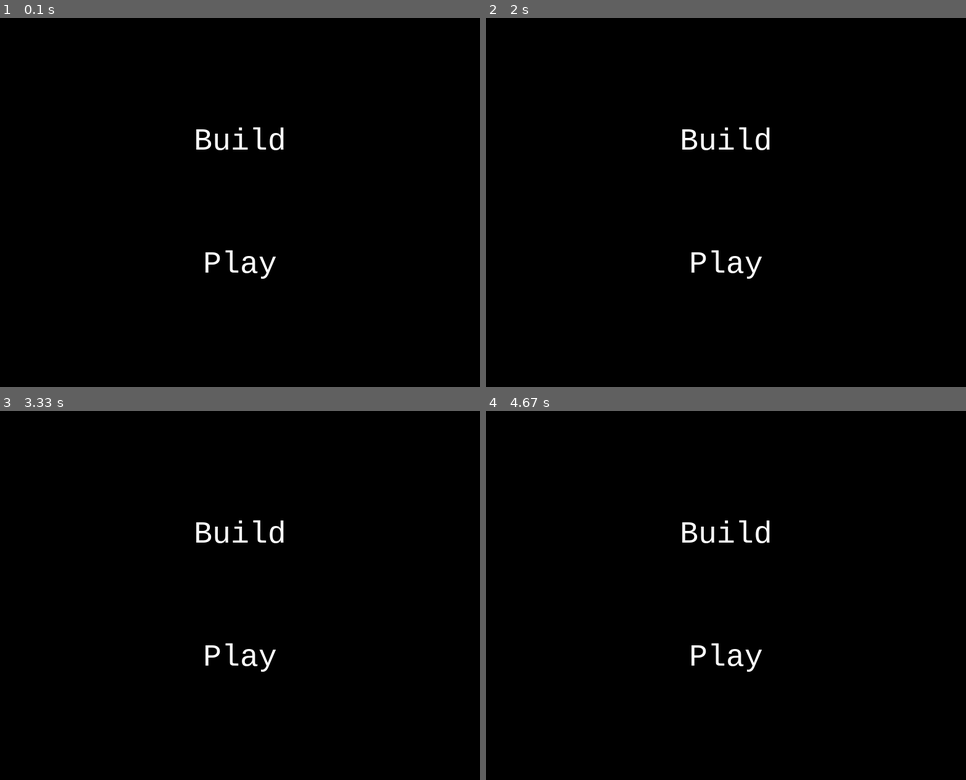
Above: before the commit, frames 1-4 (two rows, left to right).
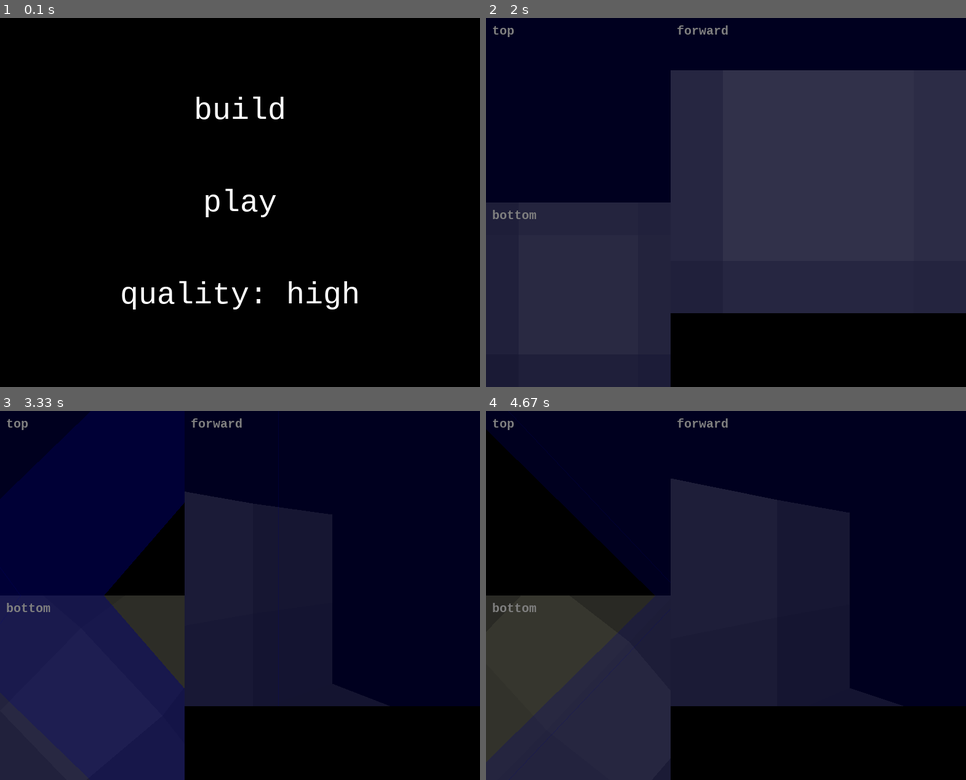
Above: after the commit, the same moments.

Repository: UCHMS19-20/final-project-notnotharsh
Game: pygame game, started from src/graphics.py
Same seed, same stepped clock (60 frames per second), same inputs: the game is played once before the commit and once after it.
Inputs (mouse positions are in pixels of both pictures, inside the frame that each line leads up to):
- Up to frame 1 (0.1 s): no input
- Up to frame 2 (2 s): click (726, 294) at 0.38 s, where only the run after the commit has a clickable "quality: high"; click (726, 110) at 0.72 s, where only the run after the commit has a clickable "build"; tap Space at 1 s; click (726, 294) at 1.38 s, where only the run after the commit has a clickable "quality: low"; click (726, 202) at 1.72 s, where only the run after the commit has a clickable "play"
- Up to frame 3 (3.33 s): hold Right 2-2.47 s; move the mouse to (91, 684) at 2.03 s; hold Right 2.5-2.97 s; tap Z at 2.57, 2.87, 3.07 s; hold Left from 3 s (still down); tap X at 3.15 s
- Up to frame 4 (4.67 s): tap Z at 3.37, 3.63, 3.93, 4.07, 4.37 s; release Left at 3.53 s; hold Left 3.57-3.97 s; hold Right 4-4.63 s

The runs differ from the first frame. In frame 1, 2.1% of the frame differs, in the area x 25-75%, y 21-79%; in frame 2, 88%, in the area x 0-100%, y 0-100%; in frame 3, 86%; in frame 4, 80%.

Commit message:
added high/low quality option

Diff:
--- a/src/cubes.txt
+++ b/src/cubes.txt
@@ -1 +1,59 @@
 0 -6 0 0 0 127
+-4 -6 0
+-4 -4 0
+-4 -8 0
+-4 -10 0
+-4 -10 -2
+-4 -10 -4
+-4 -8 -4
+-4 -6 -4
+-4 -4 -4
+-4 -4 -2
+-4 -6 -2
+-4 -8 -2
+-2 -10 -4
+-2 -8 -4
+-2 -6 -4
+-2 -4 -4
+0 -6 -4
+0 -4 -4
+0 -8 -4
+0 -10 -4
+2 -10 -4
+2 -8 -4
+2 -6 -4
+2 -4 -4
+4 -4 -4
+4 -6 -4
+4 -8 -4
+4 -10 -4
+6 -10 -4
+6 -8 -4
+6 -6 -4
+6 -4 -4
+6 -4 0
+6 -6 0
+6 -8 -2
+6 -8 0
+6 -6 -2
+6 -4 -2
+6 -10 -2
+6 -10 0
+-4 -2 0
+-4 -2 -2
+-4 -2 -4
+-2 -2 -4
+0 -2 -4
+2 -2 -4
+4 -2 -4
+6 -2 -4
+6 -2 -2
+6 -2 0
+4 -2 0
+2 -2 0
+0 -2 0
+-2 -2 0
+-2 -2 -2
+0 -2 -2
+2 -2 -2
+4 -2 -2
--- a/src/graphics.py
+++ b/src/graphics.py
@@ -85,61 +85,75 @@
         pygame.gfxdraw.filled_polygon(bottom_screen, [(int(coords_set_1[2][0]), int(coords_set_1[2][1])), (int(coords_set_2[2][0]), int(coords_set_2[2][1])), (int(coords_set_3[2][0]), int(coords_set_3[2][1])), (int(coords_set_4[2][0]), int(coords_set_4[2][1]))], color_obj)
 
 def add_cube(corner):
-    global surfaces
+    global surfaces, high_quality
     transparent = [-1, -1, -1]
     if len(corner) != 3:
         transparent = [corner[3], corner[4], corner[5]]
     x = corner[0]
     y = corner[1]
     z = corner[2]
-    if [[x, y, z], [x + 1, y, z], [x + 1, y + 1, z], [x, y + 1, z], transparent] not in surfaces:
-        surfaces.append([[x, y, z], [x + 1, y, z], [x + 1, y + 1, z], [x, y + 1, z], transparent])
-    if [[x + 1, y, z], [x + 2, y, z], [x + 2, y + 1, z], [x + 1, y + 1, z], transparent] not in surfaces:
-        surfaces.append([[x + 1, y, z], [x + 2, y, z], [x + 2, y + 1, z], [x + 1, y + 1, z], transparent])
-    if [[x, y + 1, z], [x + 1, y + 1, z], [x + 1, y + 2, z], [x, y + 2, z], transparent] not in surfaces:
-        surfaces.append([[x, y + 1, z], [x + 1, y + 1, z], [x + 1, y + 2, z], [x, y + 2, z], transparent])
-    if [[x + 1, y + 1, z], [x + 2, y + 1, z], [x + 2, y + 2, z], [x + 1, y + 2, z], transparent] not in surfaces:
-        surfaces.append([[x + 1, y + 1, z], [x + 2, y + 1, z], [x + 2, y + 2, z], [x + 1, y + 2, z], transparent])
-    if [[x, y, z + 2], [x + 1, y, z + 2], [x + 1, y + 1, z + 2], [x, y + 1, z + 2], transparent] not in surfaces:
-        surfaces.append([[x, y, z + 2], [x + 1, y, z + 2], [x + 1, y + 1, z + 2], [x, y + 1, z + 2], transparent])
-    if [[x + 1, y, z + 2], [x + 2, y, z + 2], [x + 2, y + 1, z + 2], [x + 1, y + 1, z + 2], transparent] not in surfaces:
-        surfaces.append([[x + 1, y, z + 2], [x + 2, y, z + 2], [x + 2, y + 1, z + 2], [x + 1, y + 1, z + 2], transparent])
-    if [[x, y + 1, z + 2], [x + 1, y + 1, z + 2], [x + 1, y + 2, z + 2], [x, y + 2, z + 2], transparent] not in surfaces:
-        surfaces.append([[x, y + 1, z + 2], [x + 1, y + 1, z + 2], [x + 1, y + 2, z + 2], [x, y + 2, z + 2], transparent])
-    if [[x + 1, y + 1, z + 2], [x + 2, y + 1, z + 2], [x + 2, y + 2, z + 2], [x + 1, y + 2, z + 2], transparent] not in surfaces:
-        surfaces.append([[x + 1, y + 1, z + 2], [x + 2, y + 1, z + 2], [x + 2, y + 2, z + 2], [x + 1, y + 2, z + 2], transparent])
-    if [[x, y, z], [x + 1, y, z], [x + 1, y, z + 1], [x, y, z + 1], transparent] not in surfaces:
-        surfaces.append([[x, y, z], [x + 1, y, z], [x + 1, y, z + 1], [x, y, z + 1], transparent])
-    if [[x + 1, y, z], [x + 2, y, z], [x + 2, y, z + 1], [x + 1, y, z + 1], transparent] not in surfaces:
-        surfaces.append([[x + 1, y, z], [x + 2, y, z], [x + 2, y, z + 1], [x + 1, y, z + 1], transparent])
-    if [[x, y, z + 1], [x + 1, y, z + 1], [x + 1, y, z + 2], [x, y, z + 2], transparent] not in surfaces:
-        surfaces.append([[x, y, z + 1], [x + 1, y, z + 1], [x + 1, y, z + 2], [x, y, z + 2], transparent])
-    if [[x + 1, y, z + 1], [x + 2, y, z + 1], [x + 2, y, z + 2], [x + 1, y, z + 2], transparent] not in surfaces:
-        surfaces.append([[x + 1, y, z + 1], [x + 2, y, z + 1], [x + 2, y, z + 2], [x + 1, y, z + 2], transparent])
-    if [[x, y + 2, z], [x + 1, y + 2, z], [x + 1, y + 2, z + 1], [x, y + 2, z + 1], transparent] not in surfaces:
-        surfaces.append([[x, y + 2, z], [x + 1, y + 2, z], [x + 1, y + 2, z + 1], [x, y + 2, z + 1], transparent])
-    if [[x + 1, y + 2, z], [x + 2, y + 2, z], [x + 2, y + 2, z + 1], [x + 1, y + 2, z + 1], transparent] not in surfaces:
-        surfaces.append([[x + 1, y + 2, z], [x + 2, y + 2, z], [x + 2, y + 2, z + 1], [x + 1, y + 2, z + 1], transparent])
-    if [[x, y + 2, z + 1], [x + 1, y + 2, z + 1], [x + 1, y + 2, z + 2], [x, y + 2, z + 2], transparent] not in surfaces:
-        surfaces.append([[x, y + 2, z + 1], [x + 1, y + 2, z + 1], [x + 1, y + 2, z + 2], [x, y + 2, z + 2], transparent])
-    if [[x + 1, y + 2, z + 1], [x + 2, y + 2, z + 1], [x + 2, y + 2, z + 2], [x + 1, y + 2, z + 2], transparent] not in surfaces:
-        surfaces.append([[x + 1, y + 2, z + 1], [x + 2, y + 2, z + 1], [x + 2, y + 2, z + 2], [x + 1, y + 2, z + 2], transparent])
-    if [[x, y, z], [x, y, z + 1], [x, y + 1, z + 1], [x, y + 1, z], transparent] not in surfaces:
-        surfaces.append([[x, y, z], [x, y, z + 1], [x, y + 1, z + 1], [x, y + 1, z], transparent])
-    if [[x, y, z + 1], [x, y, z + 2], [x, y + 1, z + 2], [x, y + 1, z + 1], transparent] not in surfaces:
-        surfaces.append([[x, y, z + 1], [x, y, z + 2], [x, y + 1, z + 2], [x, y + 1, z + 1], transparent])
-    if [[x, y + 1, z], [x, y + 1, z + 1], [x, y + 2, z + 1], [x, y + 2, z], transparent] not in surfaces:
-        surfaces.append([[x, y + 1, z], [x, y + 1, z + 1], [x, y + 2, z + 1], [x, y + 2, z], transparent])
-    if [[x, y + 1, z + 1], [x, y + 1, z + 2], [x, y + 2, z + 2], [x, y + 2, z + 1], transparent] not in surfaces:
-        surfaces.append([[x, y + 1, z + 1], [x, y + 1, z + 2], [x, y + 2, z + 2], [x, y + 2, z + 1], transparent])
-    if [[x + 2, y, z], [x + 2, y, z + 1], [x + 2, y + 1, z + 1], [x + 2, y + 1, z], transparent] not in surfaces:
-        surfaces.append([[x + 2, y, z], [x + 2, y, z + 1], [x + 2, y + 1, z + 1], [x + 2, y + 1, z], transparent])
-    if [[x + 2, y, z + 1], [x + 2, y, z + 2], [x + 2, y + 1, z + 2], [x + 2, y + 1, z + 1], transparent] not in surfaces:
-        surfaces.append([[x + 2, y, z + 1], [x + 2, y, z + 2], [x + 2, y + 1, z + 2], [x + 2, y + 1, z + 1], transparent])
-    if [[x + 2, y + 1, z], [x + 2, y + 1, z + 1], [x + 2, y + 2, z + 1], [x + 2, y + 2, z], transparent] not in surfaces:
-        surfaces.append([[x + 2, y + 1, z], [x + 2, y + 1, z + 1], [x + 2, y + 2, z + 1], [x + 2, y + 2, z], transparent])
-    if [[x + 2, y + 1, z + 1], [x + 2, y + 1, z + 2], [x + 2, y + 2, z + 2], [x + 2, y + 2, z + 1], transparent] not in surfaces:
-        surfaces.append([[x + 2, y + 1, z + 1], [x + 2, y + 1, z + 2], [x + 2, y + 2, z + 2], [x + 2, y + 2, z + 1], transparent])
+    if high_quality:
+        if [[x, y, z], [x + 1, y, z], [x + 1, y + 1, z], [x, y + 1, z], transparent] not in surfaces:
+            surfaces.append([[x, y, z], [x + 1, y, z], [x + 1, y + 1, z], [x, y + 1, z], transparent])
+        if [[x + 1, y, z], [x + 2, y, z], [x + 2, y + 1, z], [x + 1, y + 1, z], transparent] not in surfaces:
+            surfaces.append([[x + 1, y, z], [x + 2, y, z], [x + 2, y + 1, z], [x + 1, y + 1, z], transparent])
+        if [[x, y + 1, z], [x + 1, y + 1, z], [x + 1, y + 2, z], [x, y + 2, z], transparent] not in surfaces:
+            surfaces.append([[x, y + 1, z], [x + 1, y + 1, z], [x + 1, y + 2, z], [x, y + 2, z], transparent])
+        if [[x + 1, y + 1, z], [x + 2, y + 1, z], [x + 2, y + 2, z], [x + 1, y + 2, z], transparent] not in surfaces:
+            surfaces.append([[x + 1, y + 1, z], [x + 2, y + 1, z], [x + 2, y + 2, z], [x + 1, y + 2, z], transparent])
+        if [[x, y, z + 2], [x + 1, y, z + 2], [x + 1, y + 1, z + 2], [x, y + 1, z + 2], transparent] not in surfaces:
+            surfaces.append([[x, y, z + 2], [x + 1, y, z + 2], [x + 1, y + 1, z + 2], [x, y + 1, z + 2], transparent])
+        if [[x + 1, y, z + 2], [x + 2, y, z + 2], [x + 2, y + 1, z + 2], [x + 1, y + 1, z + 2], transparent] not in surfaces:
+            surfaces.append([[x + 1, y, z + 2], [x + 2, y, z + 2], [x + 2, y + 1, z + 2], [x + 1, y + 1, z + 2], transparent])
+        if [[x, y + 1, z + 2], [x + 1, y + 1, z + 2], [x + 1, y + 2, z + 2], [x, y + 2, z + 2], transparent] not in surfaces:
+            surfaces.append([[x, y + 1, z + 2], [x + 1, y + 1, z + 2], [x + 1, y + 2, z + 2], [x, y + 2, z + 2], transparent])
+        if [[x + 1, y + 1, z + 2], [x + 2, y + 1, z + 2], [x + 2, y + 2, z + 2], [x + 1, y + 2, z + 2], transparent] not in surfaces:
+            surfaces.append([[x + 1, y + 1, z + 2], [x + 2, y + 1, z + 2], [x + 2, y + 2, z + 2], [x + 1, y + 2, z + 2], transparent])
+        if [[x, y, z], [x + 1, y, z], [x + 1, y, z + 1], [x, y, z + 1], transparent] not in surfaces:
+            surfaces.append([[x, y, z], [x + 1, y, z], [x + 1, y, z + 1], [x, y, z + 1], transparent])
+        if [[x + 1, y, z], [x + 2, y, z], [x + 2, y, z + 1], [x + 1, y, z + 1], transparent] not in surfaces:
+            surfaces.append([[x + 1, y, z], [x + 2, y, z], [x + 2, y, z + 1], [x + 1, y, z + 1], transparent])
+        if [[x, y, z + 1], [x + 1, y, z + 1], [x + 1, y, z + 2], [x, y, z + 2], transparent] not in surfaces:
+            surfaces.append([[x, y, z + 1], [x + 1, y, z + 1], [x + 1, y, z + 2], [x, y, z + 2], transparent])
+        if [[x + 1, y, z + 1], [x + 2, y, z + 1], [x + 2, y, z + 2], [x + 1, y, z + 2], transparent] not in surfaces:
+            surfaces.append([[x + 1, y, z + 1], [x + 2, y, z + 1], [x + 2, y, z + 2], [x + 1, y, z + 2], transparent])
+        if [[x, y + 2, z], [x + 1, y + 2, z], [x + 1, y + 2, z + 1], [x, y + 2, z + 1], transparent] not in surfaces:
+            surfaces.append([[x, y + 2, z], [x + 1, y + 2, z], [x + 1, y + 2, z + 1], [x, y + 2, z + 1], transparent])
+        if [[x + 1, y + 2, z], [x + 2, y + 2, z], [x + 2, y + 2, z + 1], [x + 1, y + 2, z + 1], transparent] not in surfaces:
+            surfaces.append([[x + 1, y + 2, z], [x + 2, y + 2, z], [x + 2, y + 2, z + 1], [x + 1, y + 2, z + 1], transparent])
+        if [[x, y + 2, z + 1], [x + 1, y + 2, z + 1], [x + 1, y + 2, z + 2], [x, y + 2, z + 2], transparent] not in surfaces:
+            surfaces.append([[x, y + 2, z + 1], [x + 1, y + 2, z + 1], [x + 1, y + 2, z + 2], [x, y + 2, z + 2], transparent])
+        if [[x + 1, y + 2, z + 1], [x + 2, y + 2, z + 1], [x + 2, y + 2, z + 2], [x + 1, y + 2, z + 2], transparent] not in surfaces:
+            surfaces.append([[x + 1, y + 2, z + 1], [x + 2, y + 2, z + 1], [x + 2, y + 2, z + 2], [x + 1, y + 2, z + 2], transparent])
+        if [[x, y, z], [x, y, z + 1], [x, y + 1, z + 1], [x, y + 1, z], transparent] not in surfaces:
+            surfaces.append([[x, y, z], [x, y, z + 1], [x, y + 1, z + 1], [x, y + 1, z], transparent])
+        if [[x, y, z + 1], [x, y, z + 2], [x, y + 1, z + 2], [x, y + 1, z + 1], transparent] not in surfaces:
+            surfaces.append([[x, y, z + 1], [x, y, z + 2], [x, y + 1, z + 2], [x, y + 1, z + 1], transparent])
+        if [[x, y + 1, z], [x, y + 1, z + 1], [x, y + 2, z + 1], [x, y + 2, z], transparent] not in surfaces:
+            surfaces.append([[x, y + 1, z], [x, y + 1, z + 1], [x, y + 2, z + 1], [x, y + 2, z], transparent])
+        if [[x, y + 1, z + 1], [x, y + 1, z + 2], [x, y + 2, z + 2], [x, y + 2, z + 1], transparent] not in surfaces:
+            surfaces.append([[x, y + 1, z + 1], [x, y + 1, z + 2], [x, y + 2, z + 2], [x, y + 2, z + 1], transparent])
+        if [[x + 2, y, z], [x + 2, y, z + 1], [x + 2, y + 1, z + 1], [x + 2, y + 1, z], transparent] not in surfaces:
+            surfaces.append([[x + 2, y, z], [x + 2, y, z + 1], [x + 2, y + 1, z + 1], [x + 2, y + 1, z], transparent])
+        if [[x + 2, y, z + 1], [x + 2, y, z + 2], [x + 2, y + 1, z + 2], [x + 2, y + 1, z + 1], transparent] not in surfaces:
+            surfaces.append([[x + 2, y, z + 1], [x + 2, y, z + 2], [x + 2, y + 1, z + 2], [x + 2, y + 1, z + 1], transparent])
+        if [[x + 2, y + 1, z], [x + 2, y + 1, z + 1], [x + 2, y + 2, z + 1], [x + 2, y + 2, z], transparent] not in surfaces:
+            surfaces.append([[x + 2, y + 1, z], [x + 2, y + 1, z + 1], [x + 2, y + 2, z + 1], [x + 2, y + 2, z], transparent])
+        if [[x + 2, y + 1, z + 1], [x + 2, y + 1, z + 2], [x + 2, y + 2, z + 2], [x + 2, y + 2, z + 1], transparent] not in surfaces:
+            surfaces.append([[x + 2, y + 1, z + 1], [x + 2, y + 1, z + 2], [x + 2, y + 2, z + 2], [x + 2, y + 2, z + 1], transparent])
+    else:
+        if [[x, y, z], [x + 2, y, z], [x + 2, y + 2, z], [x, y + 2, z], transparent] not in surfaces:
+            surfaces.append([[x, y, z], [x + 2, y, z], [x + 2, y + 2, z], [x, y + 2, z], transparent])
+        if [[x, y, z + 2], [x + 2, y, z + 2], [x + 2, y + 2, z + 2], [x, y + 2, z + 2], transparent] not in surfaces:
+            surfaces.append([[x, y, z + 2], [x + 2, y, z + 2], [x + 2, y + 2, z + 2], [x, y + 2, z + 2], transparent])
+        if [[x, y, z], [x + 2, y, z], [x + 2, y, z + 2], [x, y, z + 2], transparent] not in surfaces:
+            surfaces.append([[x, y, z], [x + 2, y, z], [x + 2, y, z + 2], [x, y, z + 2], transparent])
+        if [[x, y + 2, z], [x + 2, y + 2, z], [x + 2, y + 2, z + 2], [x, y + 2, z + 2], transparent] not in surfaces:
+            surfaces.append([[x, y + 2, z], [x + 2, y + 2, z], [x + 2, y + 2, z + 2], [x, y + 2, z + 2], transparent])
+        if [[x, y, z], [x, y, z + 2], [x, y + 2, z + 2], [x, y + 2, z], transparent] not in surfaces:
+            surfaces.append([[x, y, z], [x, y, z + 2], [x, y + 2, z + 2], [x, y + 2, z], transparent])
+        if [[x + 2, y, z], [x + 2, y, z + 2], [x + 2, y + 2, z + 2], [x + 2, y + 2, z], transparent] not in surfaces:
+            surfaces.append([[x + 2, y, z], [x + 2, y, z + 2], [x + 2, y + 2, z + 2], [x + 2, y + 2, z], transparent])
 
 def free(pos):
     global cubes
@@ -188,13 +202,17 @@
 front_text = little_font.render("forward", True, (127, 127, 127))
 won_text = font.render("you won!", True, (255, 255, 255))
 lost_text = font.render("you lost!", True, (255, 255, 255))
-build_text = font.render("Build", True, (255, 255, 255))
-play_text = font.render("Play", True, (255, 255, 255))
+build_text = font.render("build", True, (255, 255, 255))
+play_text = font.render("play", True, (255, 255, 255))
+high_text = font.render("quality: high", True, (255, 255, 255))
+low_text = font.render("quality: low", True, (255, 255, 255))
 
 won_text_rect = won_text.get_rect(center = ((side_size[0] + mid_size[0]) / 2, side_size[1]))
 lost_text_rect = lost_text.get_rect(center = ((side_size[0] + mid_size[0]) / 2, side_size[1]))
-build_text_rect = build_text.get_rect(center = ((side_size[0] + mid_size[0]) / 2, side_size[1] * 2 / 3))
-play_text_rect = play_text.get_rect(center = ((side_size[0] + mid_size[0]) / 2, side_size[1] * 4 / 3))
+build_text_rect = build_text.get_rect(center = ((side_size[0] + mid_size[0]) / 2, side_size[1] / 2))
+play_text_rect = play_text.get_rect(center = ((side_size[0] + mid_size[0]) / 2, side_size[1]))
+high_text_rect = high_text.get_rect(center = ((side_size[0] + mid_size[0]) / 2, 3 * side_size[1] / 2))
+low_text_rect = low_text.get_rect(center = ((side_size[0] + mid_size[0]) / 2, 3 * side_size[1] / 2))
 
 pickaxe = pygame.transform.scale(pygame.image.load("img/pickaxe.png"), (items_size[1], items_size[1]))
 normal_cube = pygame.transform.scale(pygame.image.load("img/normalcube.png"), (items_size[1], items_size[1]))
@@ -205,6 +223,8 @@
 normal_cube_rect = normal_cube.get_rect(topleft = (items_size[1], 0))
 green_cube_rect = green_cube.get_rect(topleft = (2 * items_size[1], 0))
 red_cube_rect = red_cube.get_rect(topleft = (3 * items_size[1], 0))
+
+high_quality = True
 
 f = open("cubes.txt", "r")
 cube_strings = f.readlines()
@@ -233,6 +253,10 @@
         total_screen.fill([0, 0, 0])
         total_screen.blit(build_text, build_text_rect)
         total_screen.blit(play_text, play_text_rect)
+        if high_quality:
+            total_screen.blit(high_text, high_text_rect)
+        else:
+            total_screen.blit(low_text, low_text_rect)
         pos = pygame.mouse.get_pos()
         for event in pygame.event.get():
             if event.type == pygame.QUIT:
@@ -244,6 +268,10 @@
                 elif build_text_rect.collidepoint(pos):
                     main_menu = False
                     build_loop = True
+                elif high_text_rect.collidepoint(pos) and high_quality:
+                    high_quality = False
+                elif low_text_rect.collidepoint(pos) and not high_quality:
+                    high_quality = True
         pygame.display.flip()
     while game_loop:
         won = False
